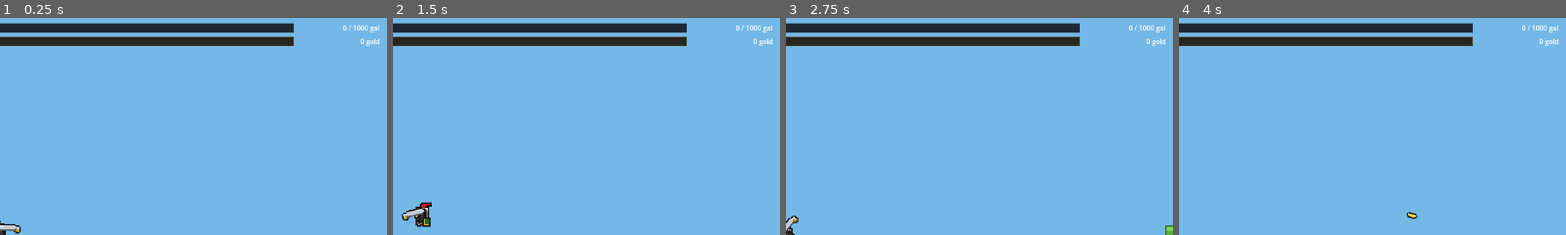
Above: before the commit, frames 1-4 (left to right).
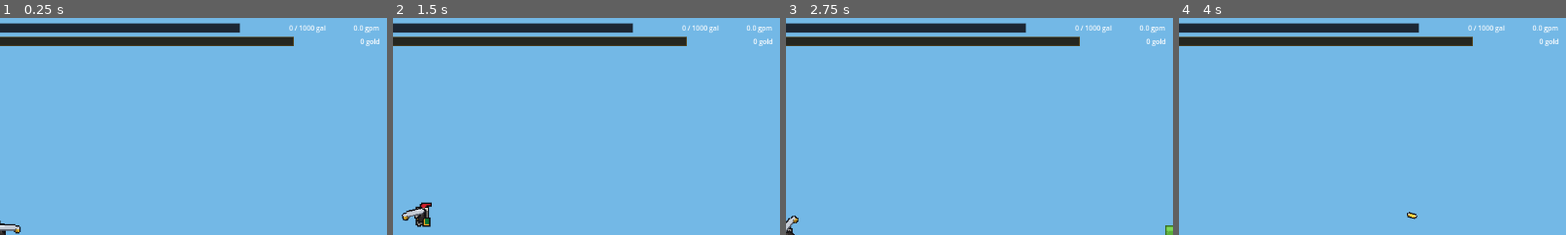
Above: after the commit, the same moments.

Repository: idylpicklei/Mikes-Well-Driller
Game: Godot game, scene res://Scenes/game.tscn
Two runs of this game, one before a commit and one after it. Both use one fixed random seed, a clock stepped at 60 frames per second and the inputs below.
Inputs (mouse positions are % of the whole screen's width and height, from its top left):
- Up to frame 1 (0.25 s): no input
- Up to frame 2 (1.5 s): tap Enter at 0.5 s; press the mouse at (50, 50) at 0.53 s; hold D (move_right) from 0.53 s (still down); tap W (jump) at 0.77 s; move the mouse to (30, 55) at 1.27 s; release the mouse at (30, 55) at 1.28 s; tap Space at 1.35 s
- Up to frame 3 (2.75 s): tap W (jump) at 1.52 s; move the mouse to (60, 28) at 2.02 s; release D (move_right) at 2.03 s; press the mouse at (60, 28) at 2.03 s; hold A (move_left) from 2.03 s (still down)
- Up to frame 4 (4 s): move the mouse to (45, 70) at 2.77 s; release A (move_left) at 2.78 s; release the mouse at (45, 70) at 2.78 s; hold D (move_right) from 2.78 s (still down); tap Space at 2.85 s; click (45, 70) at 2.92 s; tap W (jump) at 3.02, 3.77 s; move the mouse to (80, 65) at 3.52 s; press the mouse at (80, 65) at 3.53 s
The pictures show only the part of the screen within x 50-100%, y 0-50%; the shares and areas given below are measured in that part.

The runs differ from the first frame. In frame 1, 0.9% of the frame differs, in the area x 61-98%, y 2-7%; in frame 2, 0.9%; in frame 3, 0.9%; in frame 4, 0.9%.

Commit message:
update wells

Diff:
--- a/Scenes/defend_hud.tscn
+++ b/Scenes/defend_hud.tscn
@@ -81,6 +81,15 @@
 horizontal_alignment = 2
 vertical_alignment = 1
 
+[node name="GpmLabel" type="Label" parent="DefendHud/Margin/VBox/WaterRow"]
+unique_name_in_owner = true
+custom_minimum_size = Vector2(72, 0)
+layout_mode = 2
+theme_override_font_sizes/font_size = 10
+text = "0.0 gpm"
+horizontal_alignment = 2
+vertical_alignment = 1
+
 [node name="GoldRow" type="HBoxContainer" parent="DefendHud/Margin/VBox"]
 layout_mode = 2
 theme_override_constants/separation = 8
--- a/Scripts/build_placer.gd
+++ b/Scripts/build_placer.gd
@@ -5,16 +5,20 @@
 signal placement_cancelled
 
 const TILE_SIZE := PlaceholderTileset.TILE_SIZE
+const FONT_PATH := "res://Assets/fonts/PixelOperator8-Bold.ttf"
 
 static var is_placing := false
 
 var _terrain: TileMapLayer
 var _structures: Node2D
 var _ghost: Sprite2D
+var _font: Font
 var _pending_item: StringName = &""
 var _pending: Dictionary = {}
 var _valid := false
 var _wait_for_release := false
+var _popup_boost := 0
+var _show_efficiency := false
 
 
 func _ready() -> void:
@@ -22,6 +26,7 @@
 	_terrain = get_parent().get_node_or_null("Terrain") as TileMapLayer
 	_structures = get_parent().get_node_or_null("Structures") as Node2D
 	_create_ghost()
+	_font = load(FONT_PATH)
 	set_process(false)
 	call_deferred("_connect_build_menu")
 
@@ -48,6 +53,7 @@
 	_wait_for_release = true
 	_apply_ghost(def)
 	_ghost.visible = true
+	z_index = 20
 	set_process(true)
 
 
@@ -59,8 +65,11 @@
 	_pending = {}
 	_wait_for_release = false
 	_ghost.visible = false
+	_show_efficiency = false
 	global_position = Vector2.ZERO
+	z_index = 0
 	set_process(false)
+	queue_redraw()
 	placement_cancelled.emit()
 
 
@@ -87,6 +96,7 @@
 	global_position = _snap_position(mouse)
 	_valid = _is_valid_position(mouse)
 	_ghost.modulate = Color(0.45, 1, 0.55, 0.65) if _valid else Color(1, 0.4, 0.4, 0.65)
+	_update_efficiency_popup()
 
 
 func _unhandled_input(event: InputEvent) -> void:
@@ -204,7 +214,24 @@
 		for dy in range(1, height + 1):
 			if _has_tile(ground + Vector2i(0, -dy)):
 				return false
+	if _pending_item == &"well" and _overlaps_wells(_origin_on_grass(grass)):
+		return false
 	return true
+
+
+func _overlaps_wells(origin: Vector2) -> bool:
+	var proposed := _footprint_rect(origin, PlaceholderWell.SIZE)
+	for node in get_tree().get_nodes_in_group("well"):
+		if not node is Node2D:
+			continue
+		var other := _footprint_rect((node as Node2D).global_position, PlaceholderWell.SIZE)
+		if proposed.intersects(other):
+			return true
+	return false
+
+
+func _footprint_rect(origin: Vector2, size: Vector2i) -> Rect2:
+	return Rect2(origin + Vector2(-size.x * 0.5, -float(size.y)), Vector2(size))
 
 
 func _has_tile(cell: Vector2i) -> bool:
@@ -213,3 +240,30 @@
 
 func _is_grass(cell: Vector2i) -> bool:
 	return _has_tile(cell) and _terrain.get_cell_atlas_coords(cell) == PlaceholderTileset.GRASS
+
+
+func _update_efficiency_popup() -> void:
+	_show_efficiency = _pending_item == &"well"
+	if _show_efficiency:
+		var efficiency := WellEfficiency.at_world(global_position)
+		_popup_boost = WellEfficiency.boost_percent(efficiency)
+	queue_redraw()
+
+
+func _draw() -> void:
+	if not _show_efficiency or _font == null:
+		return
+
+	var boost_text := "+%d%%" % _popup_boost if _popup_boost >= 0 else "%d%%" % _popup_boost
+	var good: bool = _popup_boost >= 0
+	var fill := Color(0.18, 0.42, 0.2, 0.94) if good else Color(0.48, 0.14, 0.14, 0.94)
+	var accent := Color("7ed957") if good else Color("e85d5d")
+
+	var boost_size := _font.get_string_size(boost_text, HORIZONTAL_ALIGNMENT_LEFT, -1, 8)
+	var width := boost_size.x + 8.0
+	var height := 12.0
+	var ghost_top := float(_pending.get("sprite_offset", Vector2.ZERO).y) - 10.0
+	var box := Rect2(Vector2(-width * 0.5, ghost_top - height - 3.0), Vector2(width, height))
+	draw_rect(box, fill)
+	draw_rect(box, accent, false, 1.0)
+	draw_string(_font, box.position + Vector2(4, 9), boost_text, HORIZONTAL_ALIGNMENT_LEFT, -1, 8, accent)
--- a/Scripts/defend_hud.gd
+++ b/Scripts/defend_hud.gd
@@ -4,6 +4,7 @@
 @onready var _health: Label = %HealthLabel
 @onready var _water_bar: ProgressBar = %WaterBar
 @onready var _water_label: Label = %WaterLabel
+@onready var _gpm_label: Label = %GpmLabel
 @onready var _gold_bar: ProgressBar = %GoldBar
 @onready var _gold_label: Label = %GoldLabel
 
@@ -18,6 +19,8 @@
 		GameResources.water_changed.connect(_refresh_water)
 	if not GameResources.gold_changed.is_connected(_refresh_gold):
 		GameResources.gold_changed.connect(_refresh_gold)
+	_refresh_gpm()
+	set_process(true)
 	call_deferred("_connect_signals")
 
 
@@ -32,6 +35,18 @@
 	var menu := get_tree().get_first_node_in_group("build_menu") as BuildMenu
 	if menu and not menu.item_chosen.is_connected(_on_item_chosen):
 		menu.item_chosen.connect(_on_item_chosen)
+
+
+func _process(_delta: float) -> void:
+	_refresh_gpm()
+
+
+func _refresh_gpm() -> void:
+	var total := 0.0
+	for well in get_tree().get_nodes_in_group("well"):
+		if well.has_method("gallons_per_minute"):
+			total += float(well.gallons_per_minute())
+	_gpm_label.text = "%.1f gpm" % total
 
 
 func _on_item_chosen(_category_id: StringName, item_id: StringName) -> void:
--- a/Scripts/terrain_generator.gd
+++ b/Scripts/terrain_generator.gd
@@ -20,6 +20,7 @@
 
 
 func _ready() -> void:
+	add_to_group("terrain")
 	tile_set = PlaceholderTileset.build(_atlas_texture())
 	_configure_noise()
 	_generate()
@@ -96,6 +97,20 @@
 	return _cave_noise.get_noise_2d(x, y) > 0.55
 
 
+func surface_cell_at(world_pos: Vector2) -> Vector2i:
+	var cell := local_to_map(to_local(world_pos))
+	if get_cell_source_id(cell) != -1:
+		while get_cell_source_id(cell + Vector2i(0, -1)) != -1:
+			cell += Vector2i(0, -1)
+		return cell
+	var probe := cell
+	for _i in 32:
+		probe += Vector2i(0, 1)
+		if get_cell_source_id(probe) != -1:
+			return probe
+	return Vector2i(-999999, -999999)
+
+
 func _setup_world() -> void:
 	var game := get_parent()
 	if game == null:
--- a/Scripts/well.gd
+++ b/Scripts/well.gd
@@ -1,13 +1,15 @@
 extends Node2D
 
 const DEPLOY_TIME := 30.0
-const PRODUCE_TIME := 30.0
+const PRODUCE_TIME := 15.0
 const PRODUCE_AMOUNT := 1
 const BAR_SIZE := Vector2(28, 4)
 
 var _deployed := false
 var _timer := 0.0
 var _sprite: Sprite2D
+var _efficiency := 1.0
+var _produce_time := PRODUCE_TIME
 
 
 func _ready() -> void:
@@ -19,14 +21,27 @@
 		_sprite.position = PlaceholderWell.SPRITE_OFFSET
 		_sprite.modulate = Color(0.7, 0.7, 0.72)
 	_timer = 0.0
+	call_deferred("_resolve_efficiency")
 	set_process(true)
+
+
+func gallons_per_minute() -> float:
+	if not _deployed or _produce_time <= 0.0:
+		return 0.0
+	return 60.0 * float(PRODUCE_AMOUNT) / _produce_time
+
+
+func _resolve_efficiency() -> void:
+	_efficiency = WellEfficiency.at_world(global_position)
+	_produce_time = PRODUCE_TIME / maxf(_efficiency, 0.01)
+	queue_redraw()
 
 
 func _process(delta: float) -> void:
 	_timer += delta
 	if _deployed:
-		if _timer >= PRODUCE_TIME:
-			_timer -= PRODUCE_TIME
+		if _timer >= _produce_time:
+			_timer -= _produce_time
 			GameResources.add_water(PRODUCE_AMOUNT)
 	elif _timer >= DEPLOY_TIME:
 		_timer = 0.0
@@ -37,7 +52,9 @@
 
 
 func _draw() -> void:
-	var duration := PRODUCE_TIME if _deployed else DEPLOY_TIME
+	var duration := _produce_time if _deployed else DEPLOY_TIME
+	if duration <= 0.0:
+		duration = DEPLOY_TIME
 	var progress := clampf(_timer / duration, 0.0, 1.0)
 	var top := PlaceholderWell.SPRITE_OFFSET.y - PlaceholderWell.SIZE.y * 0.5 - 8.0
 	var origin := Vector2(-BAR_SIZE.x * 0.5, top)
--- /dev/null
+++ b/Scripts/well_efficiency.gd
@@ -0,0 +1,24 @@
+class_name WellEfficiency
+extends RefCounted
+
+const HEIGHT_BONUS := 0.05
+const MIN_EFFICIENCY := 0.25
+
+
+static func at_world(world_pos: Vector2) -> float:
+	var tree := Engine.get_main_loop() as SceneTree
+	if tree == null:
+		return 1.0
+	var terrain := tree.get_first_node_in_group("terrain")
+	if terrain == null or not terrain.has_method("surface_cell_at"):
+		return 1.0
+	var grass: Vector2i = terrain.surface_cell_at(world_pos + Vector2(0, 4))
+	if grass == Vector2i(-999999, -999999):
+		return 1.0
+	var baseline: int = int(terrain.get("base_surface_y"))
+	var tiles_lower: int = grass.y - baseline
+	return maxf(MIN_EFFICIENCY, 1.0 + HEIGHT_BONUS * float(tiles_lower))
+
+
+static func boost_percent(efficiency: float) -> int:
+	return roundi((efficiency - 1.0) * 100.0)
Not shown, added: Scripts/well_efficiency.gd.uid
